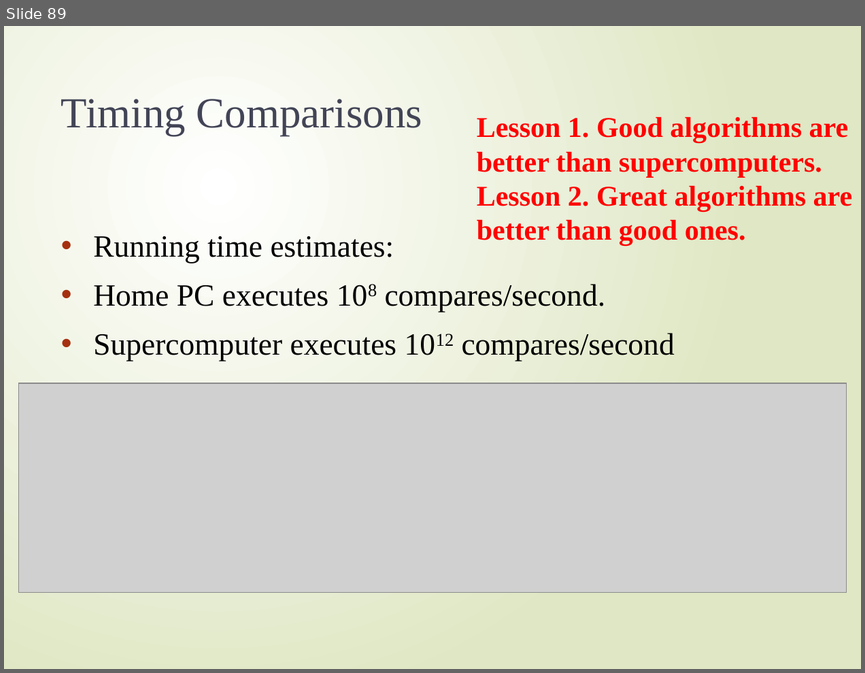
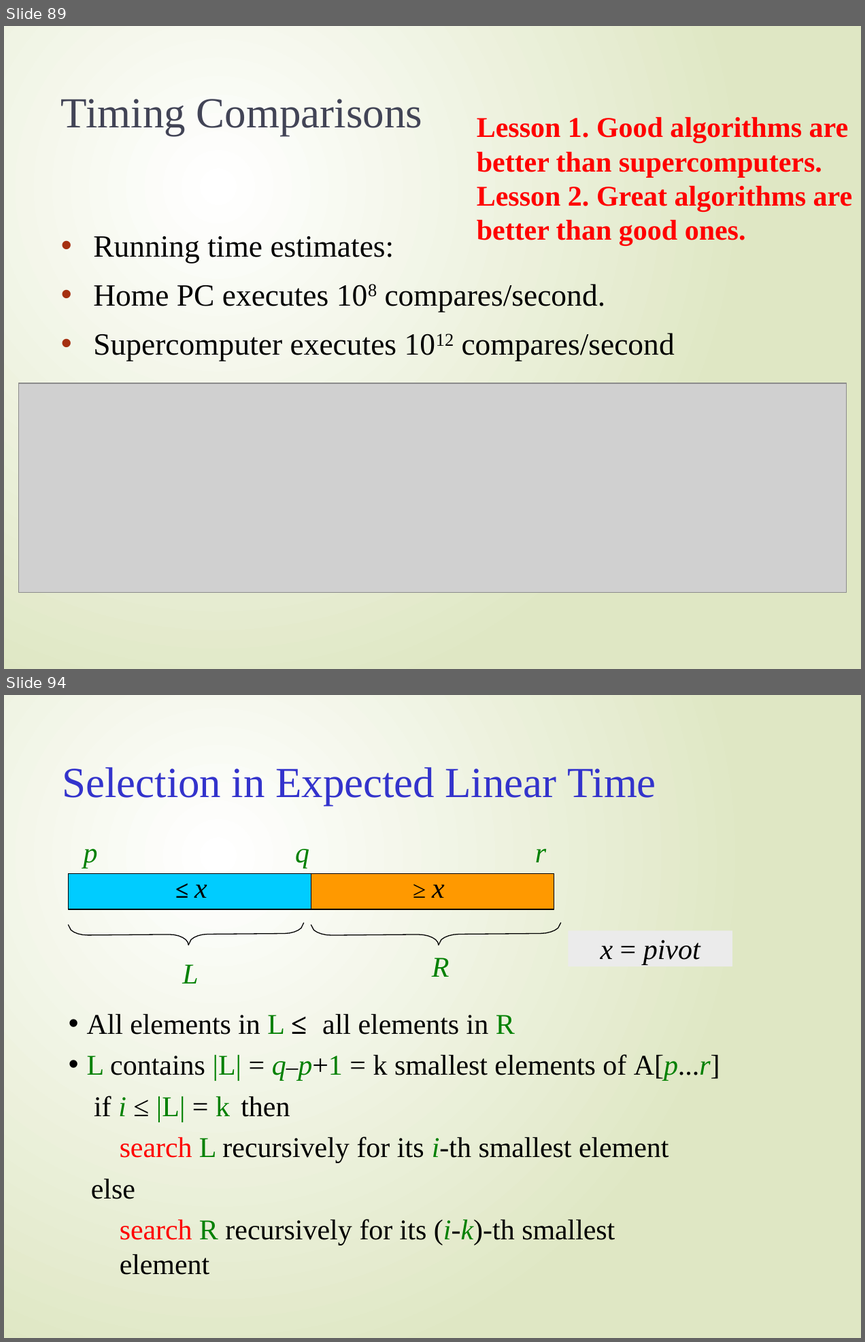
Before and after one commit to FurkanGozukara/CSE214_2018, a slide deck: Lecture Slides/05-Quicksort.pptx. Shown one above the other, each under a label of ours: slide 89 before the commit, slides 89 and 94 after it; the slides between them are not shown. The pictures are 865x673 and 865x1342 pixels, drawn with LibreOffice and Linux fonts; fonts in the diff are those of the drawing; grey boxes stand for pictures. Boxes give left, top, right and bottom in pixels: in the first picture for what was removed or moved away, otherwise in the second. Text is boxed around its words. In the diff, an @@ line names an element or a change of style, - is before the commit and + after.

```diff
--- a/Lecture Slides/05-Quicksort.pptx
+++ b/Lecture Slides/05-Quicksort.pptx
@@ slide 94 added at [4,695,861,1338], background gradient #FFFFFF to #DFE8C4 @@
@@ title added at [62,767,655,806], 36 pt, text #3333CC @@
+Selection in Expected Linear Time
@@ text added at [84,849,546,868], 24 pt, text #008000, italic @@
+p q r
@@ rectangle added at [68,873,311,909], fill #00CCFF, outline #000000 0.75 pt, 20 pt, text #000000, bold @@
+≤ x
@@ rectangle added at [311,873,553,909], fill #FF9900, outline #000000 0.75 pt, 20 pt, text #000000 @@
+≥ x
@@ freeform shape added at [68,923,304,945], outline #000000 0.75 pt @@
@@ freeform shape added at [311,922,561,945], outline #000000 0.75 pt @@
@@ rectangle added at [568,930,732,966], fill #EBEBEB, 24 pt, text #000000, italic @@
+x = pivot
@@ text added at [432,957,449,977], 24 pt, text #008000, italic @@
+R
@@ text added at [182,964,198,983], 24 pt, text #008000, italic @@
+L
@@ text added at [87,1014,720,1245], 24 pt, text #000000 @@
+• All elements in L ≤ all elements in R
+• L contains |L| = q–p+1 = k smallest elements of A[p...r] if i ≤ |L| = k then
+search L recursively for its i-th smallest element else
+search R recursively for its (i-k)-th smallest element
```
Also in this commit, not shown: 6 other slides added, 1 other file.
